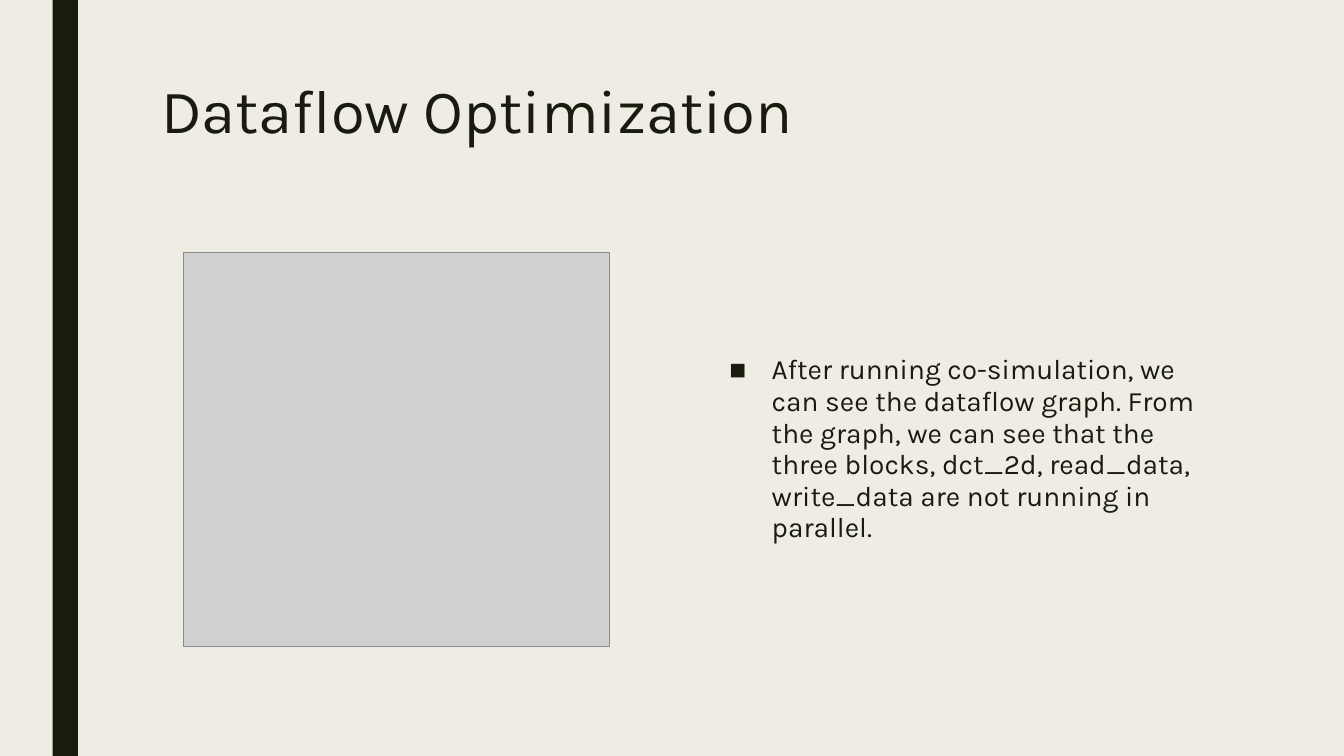
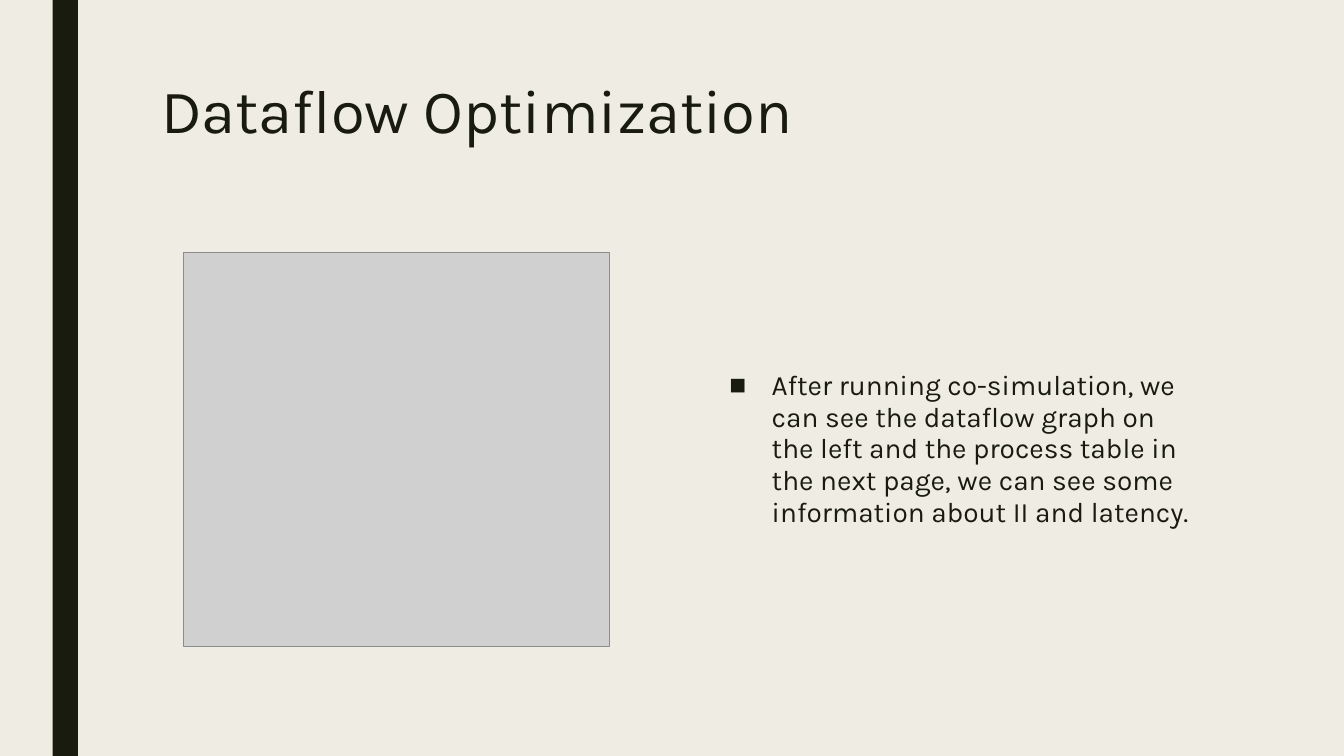
Before and after one commit to JasonYanggg/HLS, a slide deck: slide 39 of dct_prj/110061519_labA_report.pptx (slide 37 before the commit). Drawn at 1344x756 pixels with LibreOffice and Linux fonts; fonts in the diff are those of the drawing; grey boxes stand for pictures. Boxes give left, top, right and bottom in pixels: in the first picture for what was removed or moved away, otherwise in the second. Text is boxed around its words. In the diff, an @@ line names an element or a change of style, - is before the commit and + after.

```diff
--- a/dct_prj/110061519_labA_report.pptx
+++ b/dct_prj/110061519_labA_report.pptx
@@ text at bbox=[772, 375, 1189, 529]: text changed @@
-■ After running co-simulation, we can see the dataflow graph. From the graph, we can see that the three blocks, dct_2d, read_data, write_data are not running in parallel.
+■ After running co-simulation, we can see the dataflow graph on the left and the process table in the next page, we can see some information about II and latency.
```
Also in this commit, not shown: 4 other slides changed, 6 slides added, 1 other file.
